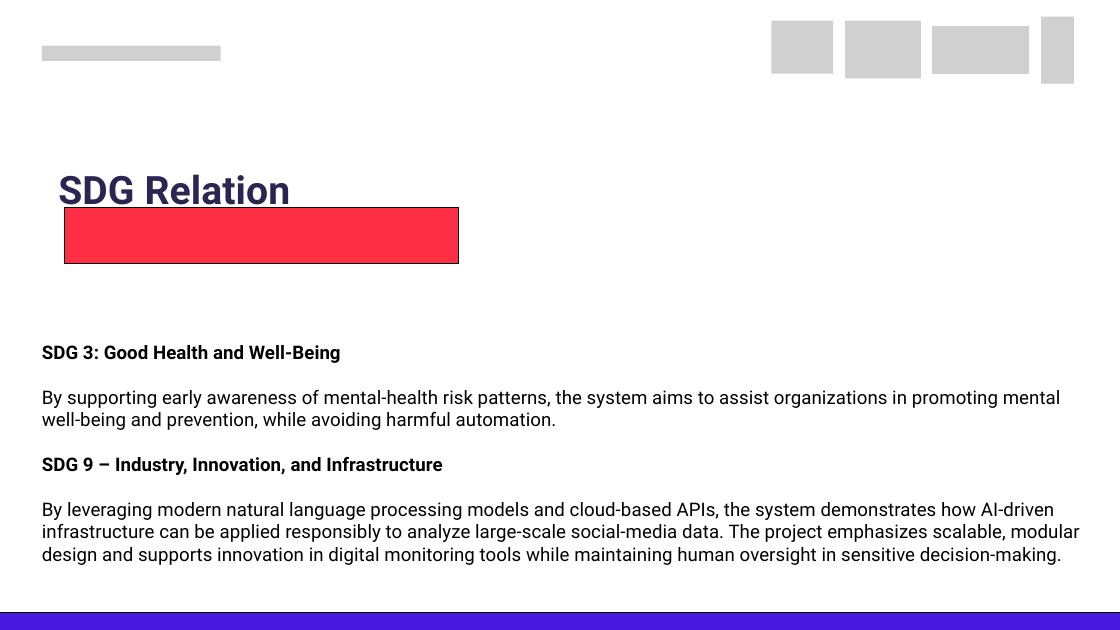
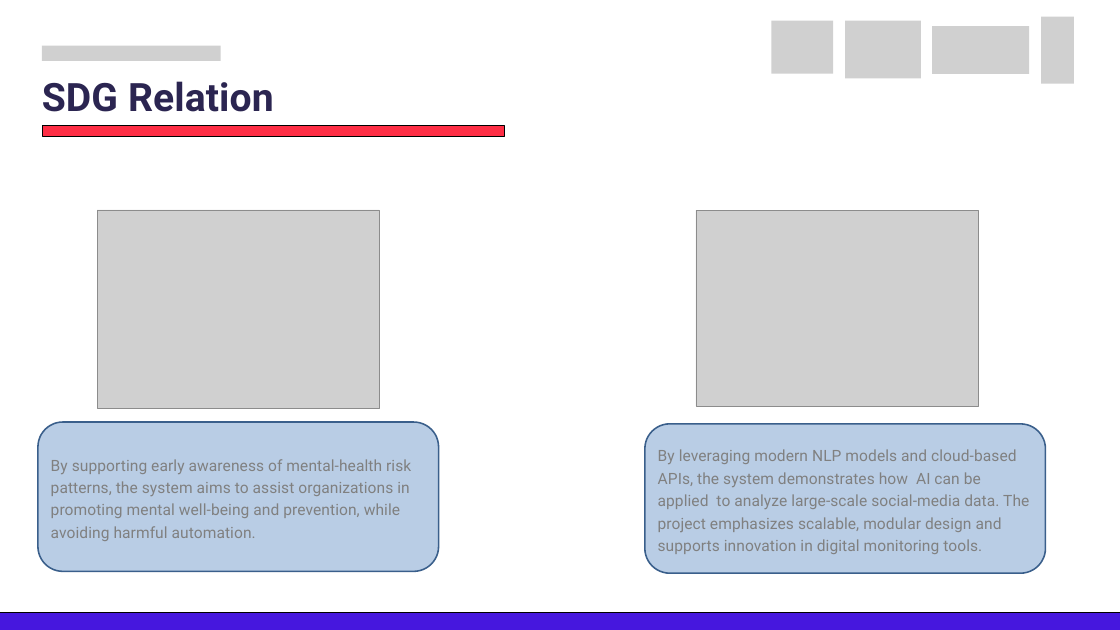
Before and after one commit to edasaruhan/FTL_Myanmar_Gr12, a slide deck: slide 5 of Final Presentation/Frontier_Tech_Leaders_ Programme_Capstone_Group12.pptx.pptx. Drawn at 1120x630 pixels with LibreOffice and Linux fonts; fonts in the diff are those of the drawing; grey boxes stand for pictures. Boxes give left, top, right and bottom in pixels: in the first picture for what was removed or moved away, otherwise in the second. Text is boxed around its words. In the diff, an @@ line names an element or a change of style, - is before the commit and + after.

```diff
--- a/Final Presentation/Frontier_Tech_Leaders_ Programme_Capstone_Group12.pptx.pptx
+++ b/Final Presentation/Frontier_Tech_Leaders_ Programme_Capstone_Group12.pptx.pptx
@@ text "SDG Relation" rewrapped from [58, 174, 291, 214] to [42, 81, 274, 112] @@
@@ freeform shape: place and size @@
-freeform shape at [64, 207, 459, 264]
+freeform shape at [43, 125, 504, 136]
@@ picture added at [97, 210, 380, 408] @@
@@ picture added at [696, 210, 978, 406] @@
@@ text removed at [42, 345, 1080, 565] @@
-SDG 3: Good Health and Well-Being
-By supporting early awareness of mental-health risk patterns, the system aims to assist organizations in promoting mental well-being and prevention, while avoiding harmful automation.
-SDG 9 – Industry, Innovation, and Infrastructure
-By leveraging modern natural language processing models and cloud-based APIs, the system demonstrates how AI-driven infrastructure can be applied responsibly to analyze large-scale social-media data. The project emphasizes scalable, modular design and supports innovation in digital monitoring tools while maintaining human oversight in sensitive decision-making.
@@ rounded rectangle added at [38, 422, 438, 572], fill #B9CDE5, outline #3A5F8C 2 pt, 20 pt, text #808080 @@
+By supporting early awareness of mental-health risk patterns, the system aims to assist organizations in promoting mental well-being and prevention, while avoiding harmful automation.
@@ rounded rectangle added at [645, 424, 1046, 573], fill #B9CDE5, outline #3A5F8C 2 pt, 20 pt, text #808080 @@
+By leveraging modern NLP models and cloud-based APIs, the system demonstrates how AI can be applied to analyze large-scale social-media data. The project emphasizes scalable, modular design and supports innovation in digital monitoring tools.
```
Also in this commit, not shown: 17 other slides changed, 1 other file.
